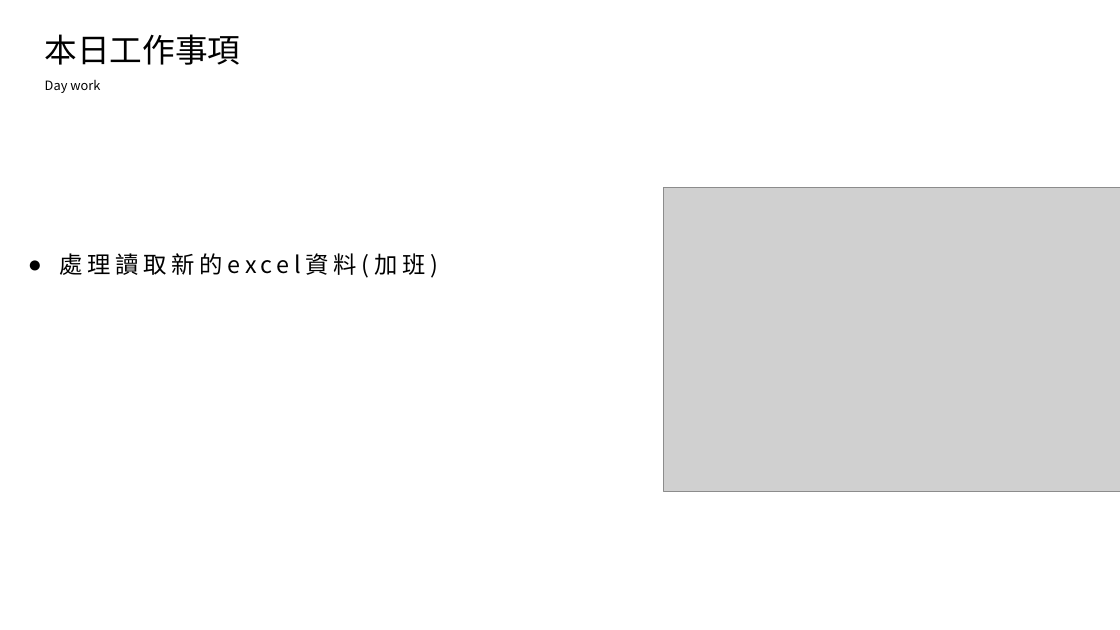
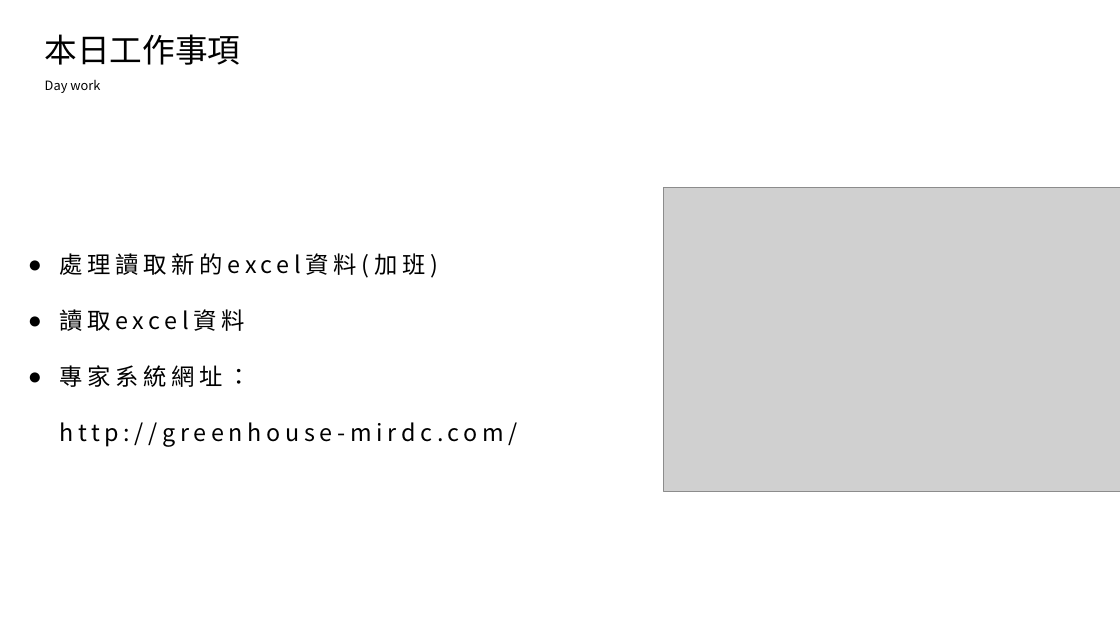
Before and after one commit to ZheHong1021/ExcelSystem, a slide deck: slide 2 of 工作日報_葉柏漢/2021.11/2021.11.23(加班)_2021.11.24工作日報_葉柏漢.pptx. Drawn at 1120x630 pixels with LibreOffice and Linux fonts; fonts in the diff are those of the drawing; grey boxes stand for pictures. Boxes give left, top, right and bottom in pixels: in the first picture for what was removed or moved away, otherwise in the second. Text is boxed around its words. In the diff, an @@ line names an element or a change of style, - is before the commit and + after.

```diff
--- a/工作日報_葉柏漢/2021.11/2021.11.23(加班)_2021.11.24工作日報_葉柏漢.pptx
+++ b/工作日報_葉柏漢/2021.11/2021.11.23(加班)_2021.11.24工作日報_葉柏漢.pptx
@@ text at box(59, 309, 518, 447): paragraphs added @@
+● 讀取excel資料
+● 專家系統網址：
+  http://greenhouse-mirdc.com/
```
Also in this commit, not shown: 1 slide added, 1 slide removed, 6 other files.
